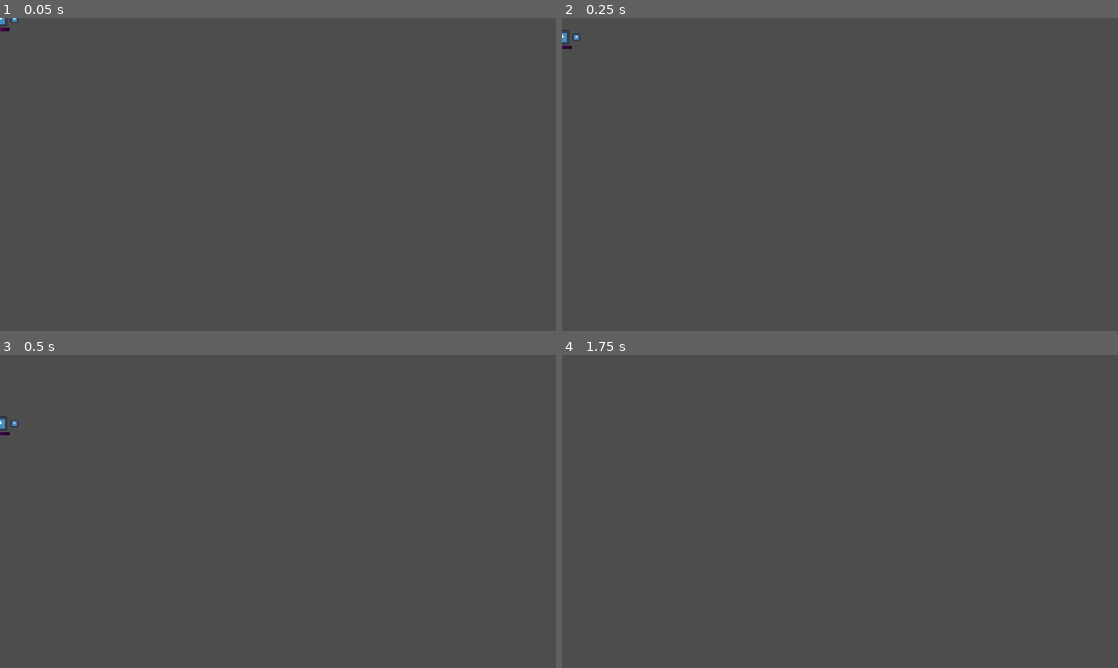
Above: before the commit, frames 1-4 (two rows, left to right).
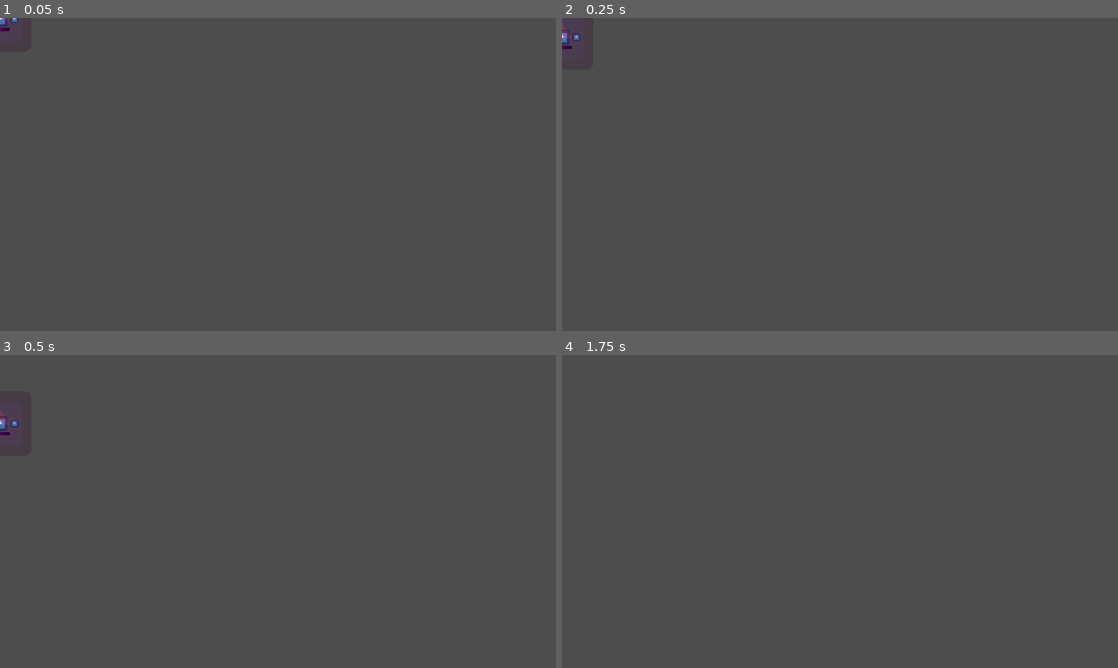
Above: after the commit, the same moments.

Repository: StickyBeacon/chasebox
Game: Godot game, scene res://player/player.tscn
Same seed, same stepped clock (60 frames per second), same inputs: the game is played once before the commit and once after it. This scene is started directly instead of the project's main scene. The engine's default icon, where the game draws it, is replaced by a stand-in: a white triangle on a blue panel in a dark square.
Inputs:
- Up to frame 1 (0.05 s): no input
- Up to frame 2 (0.25 s): no input
- Up to frame 3 (0.5 s): no input
- Up to frame 4 (1.75 s): no input

The runs differ from the first frame. In frame 1, less than 0.1% of the frame differs, in the area x 0-3%, y 0-2%; in frame 2, less than 0.1%, in the area x 0-3%, y 2-8%; in frame 3, less than 0.1%; in frame 4, nothing differs.
Error before the commit: Parse Error: Preload file "res://bullets/basic_bullet.tscn" does not exist. (res://player/player_shooting.gd:6)

Commit message:
Timer!! Colors! It works!

Diff:
--- a/managers/round_manager.gd
+++ b/managers/round_manager.gd
@@ -56,10 +56,10 @@
 func next_round():
 	print("%s: next round" % name)
 	round_count += 1
+	clear_round()
 
 	if round_count > max_round_count:
-		#TODO end game. show score. show total time. Options: menu, again
-		print("%s: Game ended" % name)
+		end_game()
 		return
 
 	#TODO laad nieuwe map
@@ -111,6 +111,7 @@
 		player.global_position = chase_spawn if id in team_dict[Team.Chaser] else run_spawn
 
 	# Game starts
+	%PlayerTimer.start_timer()
 
 
 func reset_values():
@@ -138,14 +139,12 @@
 	var player :Player= %PlayerManager.get_player(player_id)
 	team_dict[player.get_team()].erase(player_id)
 	if !player.is_chaser:
-		#TODO stop timer, & save to turn_score_dict
-		#add_round_time(player)
+		add_round_time(player_id,%PlayerTimer.get_current_time())
 		pass
 
 	# Een team is volledig dood
 	if team_dict[player.get_team()].size() == 0:
-		#TODO Freeze game, toon wat er gebeurt is
-		next_turn()
+		end_turn()
 	elif player.is_chaser: #Speler is chaser en andere chaser leeft nog
 		printerr("%s: loser alert. Een chaser is gestorven? Bruh" % name)
 
@@ -154,6 +153,7 @@
 	if team_dict[Team.Chaser].has(player_id):
 		printerr("%s: Chasers hebben geen timer om te scoren!" % name)
 
+	print("%s: %s survived %s" % [name, player_id, time])
 	round_time_dict[player_id] += time
 	total_time_dict[player_id] += time
 
@@ -164,9 +164,36 @@
 
 	var values = round_time_dict.values()
 	var player_id = round_time_dict.keys()[values.find(values.max())]
-
+	print("%s: %s got point this round!" % [name, player_id])
 	game_score_dict[player_id] += 1
 
 
 func clear_turn(): # TODO Hier ook iets te doen met time? denkik?
 	team_dict = {Team.Chaser: [], Team.Runner: []}
+
+
+func clear_round():
+	for id in round_time_dict.keys():
+		round_time_dict[id] = 0
+
+
+func _on_round_timer_timeout() -> void:
+	for id in team_dict[Team.Runner]:
+		add_round_time(id,%ActualTimer.wait_time)
+		end_turn()
+
+
+func end_turn():
+	#TODO Toon hier de freeze en wat er gebeurt?
+	%PlayerTimer.reset_timer()
+	next_turn()
+
+
+func end_game():
+	#TODO end game. show score. show total time. Options: menu, again
+	for id in total_time_dict.keys():
+		print("%s: %s time is %s" % [name,id,total_time_dict[id]])
+
+	var values = total_time_dict.values()
+	var player_id = total_time_dict.keys()[values.find(values.max())]
+	print("%s: %s won!" % [name,player_id])
--- /dev/null
+++ b/managers/runner_timer.gd
@@ -0,0 +1,22 @@
+extends Label
+
+@onready var timer :Timer = %ActualTimer
+@onready var label :Label = self
+
+
+func _physics_process(_delta: float) -> void:
+	if !timer.is_stopped():
+		label.text = "%.2f" % (timer.wait_time - timer.time_left)
+
+
+func get_current_time():
+	return (timer.wait_time - timer.time_left)
+
+
+func reset_timer():
+	label.text = "0"
+	timer.stop()
+
+
+func start_timer():
+	timer.start()
--- a/player/player.gd
+++ b/player/player.gd
@@ -1,11 +1,26 @@
 extends CharacterBody2D
 class_name Player
 
-@export var player_id = 0
+@export var player_id = 0:
+	set(value):
+
+		match(value):
+			1:
+				$Sprite2D.modulate = Color(1,0,0)
+			2:
+				$Sprite2D.modulate = Color(0,1,0)
+			3:
+				$Sprite2D.modulate = Color(0,0,1)
+			4:
+				$Sprite2D.modulate = Color(1,1,0)
+			_:
+				printerr("%s: value %s is not valid playerid"% [name, value])
+		player_id = value
 @export var is_chaser :bool= false:
 	set(value):
 		is_chaser = value
 		%ChaseHitbox.set_deferred("monitoring",value)
+		%ChaseSprite.set_deferred("visible",value)
 
 signal player_died(id)
 
--- a/player/player.tscn
+++ b/player/player.tscn
@@ -8,7 +8,7 @@
 [sub_resource type="RectangleShape2D" id="RectangleShape2D_wu2jy"]
 
 [sub_resource type="CircleShape2D" id="CircleShape2D_3coyb"]
-radius = 38.2099
+radius = 66.0681
 
 [node name="Player" type="CharacterBody2D"]
 collision_layer = 2
@@ -63,5 +63,12 @@
 [node name="CollisionShape2D" type="CollisionShape2D" parent="ChaseHitbox"]
 shape = SubResource("CircleShape2D_3coyb")
 
+[node name="ChaseSprite" type="Sprite2D" parent="."]
+unique_name_in_owner = true
+modulate = Color(0.972873, 2.11775e-06, 0.54633, 0.211765)
+z_index = 10
+scale = Vector2(1.02245, 1.04867)
+texture = ExtResource("1_q0tl4")
+
 [connection signal="timeout" from="Timers/JumpBufferTimer" to="." method="_on_jump_buffer_timer_timeout"]
 [connection signal="body_entered" from="ChaseHitbox" to="." method="_on_chase_hitbox_body_entered"]
--- a/player/player_shooting.gd
+++ b/player/player_shooting.gd
@@ -3,7 +3,7 @@
 @onready var player :Player = $"../.."
 var _input_dict = {"jump" = null,"shoot"= null,"left"= null,"right"= null,"up"= null,"down"= null}
 
-var _bullet_type = preload("res://bullets/basic_bullet.tscn")
+var _bullet_type = preload("res://spawnables/basic_bullet.tscn")
 var _aim_rot:float = 0
 const AIM_LERP_SPEED = 15
 
--- a/spaces/arena.tscn
+++ b/spaces/arena.tscn
@@ -1,8 +1,9 @@
-[gd_scene load_steps=6 format=3 uid="uid://gu2dwpe4sb72"]
+[gd_scene load_steps=7 format=3 uid="uid://gu2dwpe4sb72"]
 
 [ext_resource type="Script" path="res://managers/round_manager.gd" id="1_pny5p"]
 [ext_resource type="Script" path="res://managers/player_manager.gd" id="2_23jyq"]
 [ext_resource type="Texture2D" uid="uid://88dxptj35hph" path="res://icon.svg" id="2_on1n2"]
+[ext_resource type="Script" path="res://managers/runner_timer.gd" id="4_5nhrc"]
 
 [sub_resource type="WorldBoundaryShape2D" id="WorldBoundaryShape2D_di7i8"]
 
@@ -116,6 +117,7 @@
 [node name="GameUI" type="CanvasLayer" parent="."]
 
 [node name="PlayerTimer" type="Label" parent="GameUI"]
+unique_name_in_owner = true
 offset_left = 41.0
 offset_top = 37.0
 offset_right = 81.0
@@ -123,7 +125,11 @@
 text = "00:00"
 horizontal_alignment = 1
 vertical_alignment = 1
+script = ExtResource("4_5nhrc")
 
 [node name="ActualTimer" type="Timer" parent="GameUI/PlayerTimer"]
-wait_time = 20.0
+unique_name_in_owner = true
+wait_time = 10.0
 one_shot = true
+
+[connection signal="timeout" from="GameUI/PlayerTimer/ActualTimer" to="Managers/RoundManager" method="_on_round_timer_timeout"]
